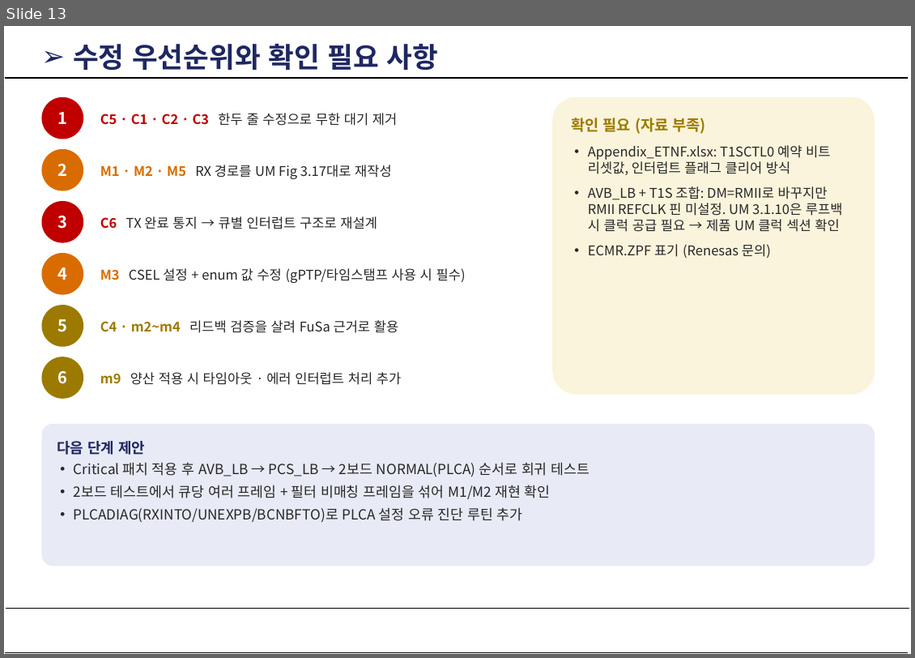
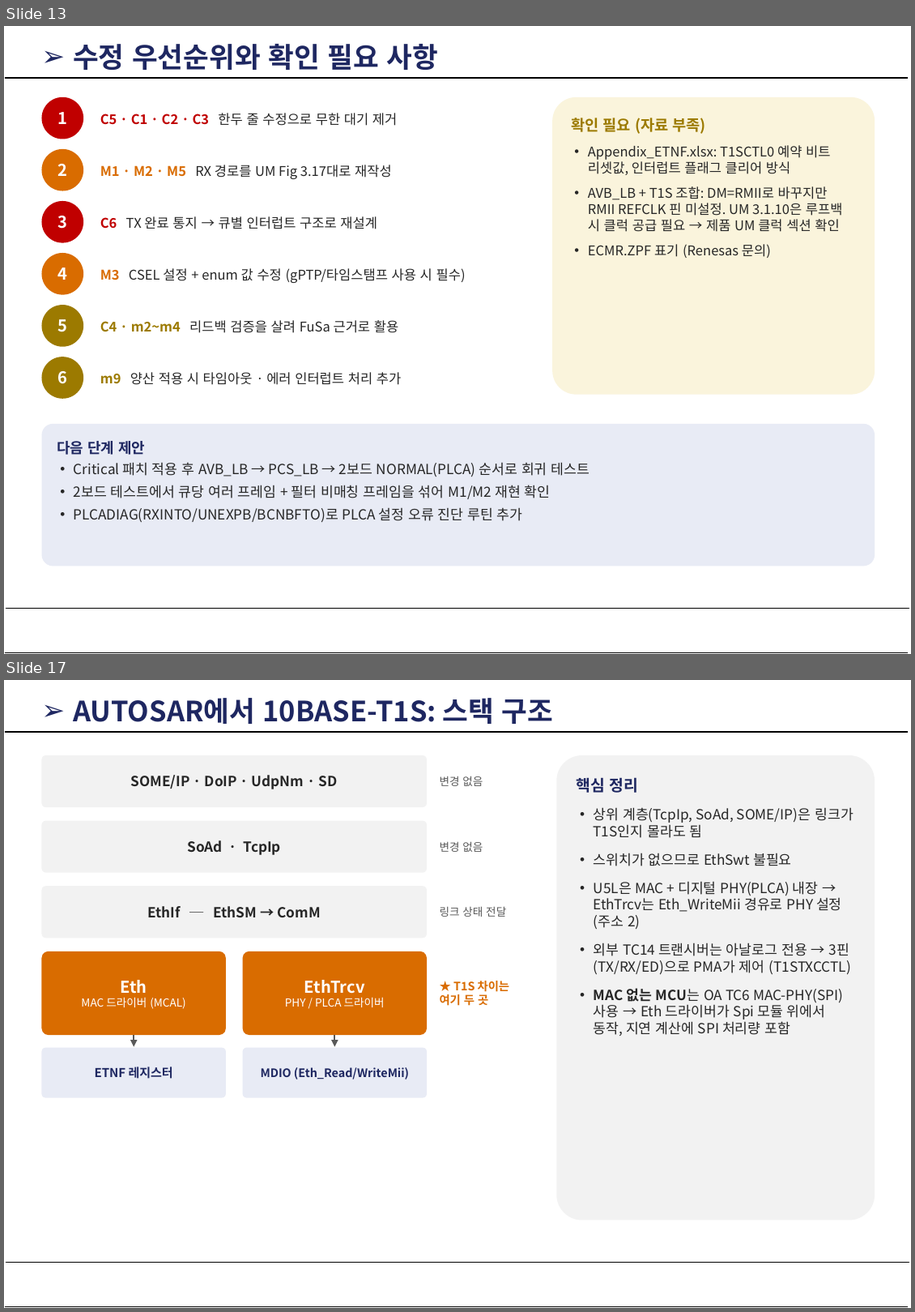
Before and after one commit to DooleyHD/U5L4_10BASET1S, a slide deck: docs/대진 10base t1s.pptx. Shown one above the other, each under a label of ours: slide 13 before the commit, slides 13 and 17 after it; the slides between them are not shown. The pictures are 915x658 and 915x1312 pixels, drawn with LibreOffice and Linux fonts; fonts in the diff are those of the drawing; background and template pictures are left out. Boxes give left, top, right and bottom in pixels: in the first picture for what was removed or moved away, otherwise in the second. Text is boxed around its words. In the diff, an @@ line names an element or a change of style, - is before the commit and + after.

```diff
--- a/docs/대진 10base t1s.pptx
+++ b/docs/대진 10base t1s.pptx
@@ slide 17 added at (x1=4, y1=680, x2=911, y2=1308), background #FFFFFF; not listed: 3 template elements that a slide beside it also shows @@
@@ text added at (x1=73, y1=698, x2=553, y2=724), 24 pt, text #1E2761, bold @@
+➢ AUTOSAR에서 10BASE-T1S: 스택 구조
@@ rounded rectangle added at (x1=42, y1=755, x2=427, y2=807), fill #F2F2F2, 12 pt, text #262626, bold @@
+SOME/IP · DoIP · UdpNm · SD
@@ text added at (x1=440, y1=776, x2=483, y2=786), 9.5 pt, text #595959 @@
+변경 없음
@@ rounded rectangle added at (x1=557, y1=755, x2=876, y2=1220), fill #F2F2F2, 12 pt, text #262626 @@
+핵심 정리
+• 상위 계층(TcpIp, SoAd, SOME/IP)은 링크가 T1S인지 몰라도 됨
+• 스위치가 없으므로 EthSwt 불필요
+• U5L은 MAC + 디지털 PHY(PLCA) 내장 → EthTrcv는 Eth_WriteMii 경유로 PHY 설정 (주소 2)
+• 외부 TC14 트랜시버는 아날로그 전용 → 3핀(TX/RX/ED)으로 PMA가 제어 (T1STXCCTL)
+• MAC 없는 MCU는 OA TC6 MAC-PHY(SPI) 사용 → Eth 드라이버가 Spi 모듈 위에서 동작, 지연 계산에 SPI 처리량 포함
@@ rounded rectangle added at (x1=42, y1=821, x2=427, y2=873), fill #F2F2F2, 12 pt, text #262626, bold @@
+SoAd · TcpIp
@@ text added at (x1=440, y1=841, x2=483, y2=852), 9.5 pt, text #595959 @@
+변경 없음
@@ rounded rectangle added at (x1=42, y1=886, x2=427, y2=938), fill #F2F2F2, 12 pt, text #262626, bold @@
+EthIf ─ EthSM → ComM
@@ text added at (x1=440, y1=906, x2=506, y2=917), 9.5 pt, text #595959 @@
+링크 상태 전달
@@ rounded rectangle added at (x1=42, y1=951, x2=226, y2=1035), fill #D96C00, 9.5 pt, text #FFFFFF @@
+Eth
+MAC 드라이버 (MCAL)
@@ rounded rectangle added at (x1=243, y1=951, x2=427, y2=1035), fill #D96C00, 9.5 pt, text #FFFFFF @@
+EthTrcv
+PHY / PLCA 드라이버
@@ text added at (x1=440, y1=981, x2=510, y2=1006), 10 pt, text #D96C00, bold @@
+★ T1S 차이는
+여기 두 곳
@@ arrow added from (134, 1035) to (134, 1047), #595959 1.5 pt @@
@@ arrow added from (334, 1035) to (334, 1047), #595959 1.5 pt @@
@@ rounded rectangle added at (x1=42, y1=1048, x2=226, y2=1098), fill #E8EBF5, 10.5 pt, text #1E2761, bold @@
+ETNF 레지스터
@@ rounded rectangle added at (x1=243, y1=1048, x2=427, y2=1098), fill #E8EBF5, 10 pt, text #1E2761, bold @@
+MDIO (Eth_Read/WriteMii)
```
Also in this commit, not shown: 5 other slides added.
